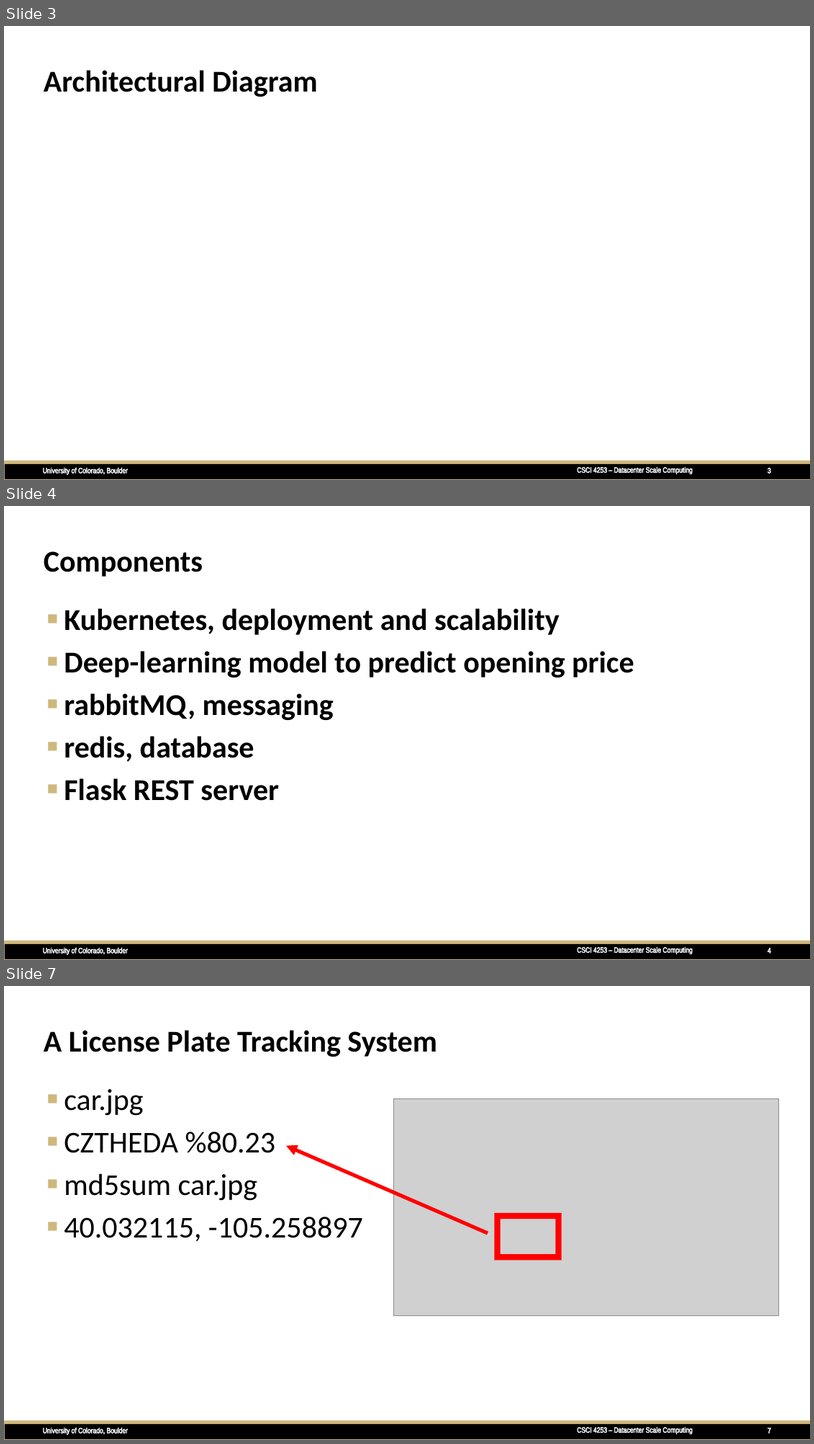
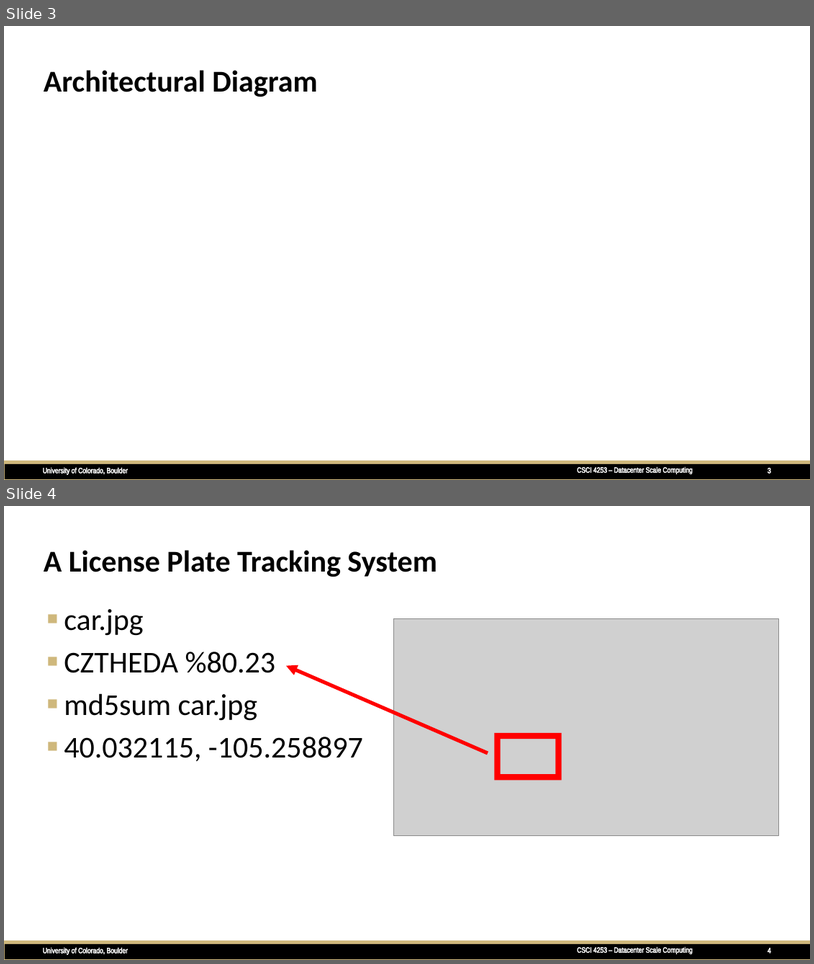
Before and after one commit to sureshnnayak/dcsc_final_project, a slide deck: demoPresentation.pptx. Shown one above the other, each under a label of ours: slides 3, 4 and 7 before the commit, slides 3 and 4 after it; the slides between them are not shown. The pictures are 814x1444 and 814x964 pixels, drawn with LibreOffice and Linux fonts; fonts in the diff are those of the drawing; grey boxes stand for pictures. Boxes give left, top, right and bottom in pixels: in the first picture for what was removed or moved away, otherwise in the second. Text is boxed around its words. In the diff, an @@ line names an element or a change of style, - is before the commit and + after.

Commit message:
presentation

```diff
--- a/demoPresentation.pptx
+++ b/demoPresentation.pptx
@@ slide 4 removed at (x1=4, y1=506, x2=810, y2=960), background #FFFFFF; not listed: 5 template elements that a slide beside it also shows @@
@@ title removed at (x1=44, y1=551, x2=203, y2=577) @@
-Components
@@ text removed at (x1=64, y1=608, x2=634, y2=800) @@
-■ Kubernetes, deployment and scalability
-■ Deep-learning model to predict opening price
-■ rabbitMQ, messaging
-■ redis, database
-■ Flask REST server
@@ what was slide 7 is now slide 4 @@
@@ page number at (x1=768, y1=947, x2=772, y2=953): text changed @@
-7
+4
```
Also in this commit, not shown: 2 other slides removed.
